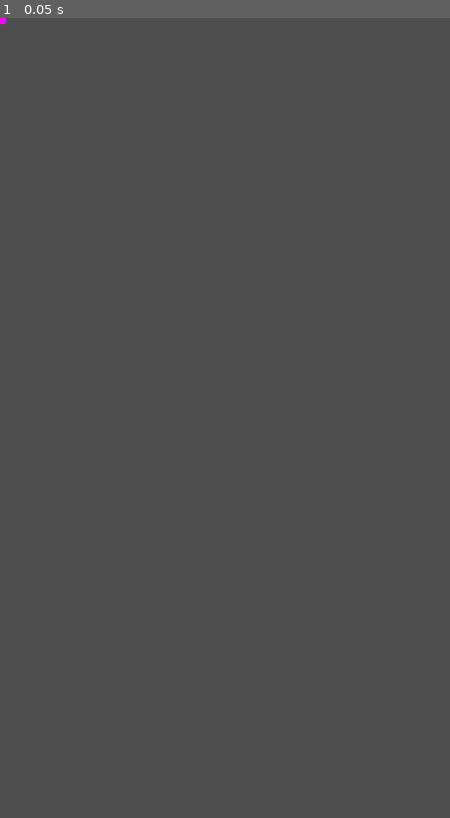
Above: before the commit, frame 1.
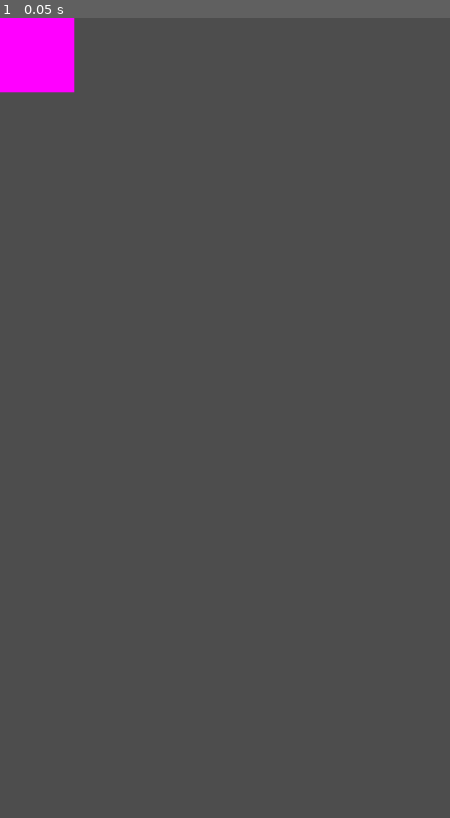
Above: after the commit, the same moment.

Repository: Undertovv/HS-GameJam_chicxulub
Game: Godot game, scene res://scenes/interactions/death.tscn
Same seed, same stepped clock (60 frames per second), same inputs: the game is played once before the commit and once after it. The project has no main scene, so this scene is started directly.
Inputs:
- Up to frame 1 (0.05 s): no input

The runs differ from the first frame. In frame 1, 1.6% of the frame differs, in the area x 0-17%, y 0-10%.

Commit message:
Add person_normal to interactions tilleset
Also fix issues

Diff:
--- a/interactions.tres
+++ b/interactions.tres
@@ -1,10 +1,12 @@
-[gd_resource type="TileSet" load_steps=3 format=3 uid="uid://cavy4rxmxpe06"]
+[gd_resource type="TileSet" load_steps=4 format=3 uid="uid://cavy4rxmxpe06"]
 
 [ext_resource type="PackedScene" uid="uid://4qdsng20oot0" path="res://scenes/interactions/death.tscn" id="1_lcg1g"]
+[ext_resource type="PackedScene" uid="uid://d3bie5x3tswlw" path="res://scenes/interactions/person_normal.tscn" id="2_0npb2"]
 
 [sub_resource type="TileSetScenesCollectionSource" id="TileSetScenesCollectionSource_m0wl1"]
 resource_name = "interactions"
 scenes/1/scene = ExtResource("1_lcg1g")
+scenes/2/scene = ExtResource("2_0npb2")
 
 [resource]
 sources/0 = SubResource("TileSetScenesCollectionSource_m0wl1")
--- a/scenes/interactions/death.tscn
+++ b/scenes/interactions/death.tscn
@@ -1,12 +1,19 @@
-[gd_scene load_steps=3 format=3 uid="uid://4qdsng20oot0"]
+[gd_scene load_steps=4 format=3 uid="uid://4qdsng20oot0"]
 
 [ext_resource type="Script" path="res://scripts/interactables/death_interactable.gd" id="1_j171x"]
 
 [sub_resource type="PlaceholderTexture2D" id="PlaceholderTexture2D_4dgmq"]
-size = Vector2(20, 20)
+size = Vector2(238, 238)
 
-[node name="Death" type="Node2D"]
+[sub_resource type="RectangleShape2D" id="RectangleShape2D_528oh"]
+size = Vector2(238, 238)
+
+[node name="Death" type="Area2D"]
+monitoring = false
 script = ExtResource("1_j171x")
 
 [node name="Sprite2D" type="Sprite2D" parent="."]
 texture = SubResource("PlaceholderTexture2D_4dgmq")
+
+[node name="CollisionShape2D" type="CollisionShape2D" parent="."]
+shape = SubResource("RectangleShape2D_528oh")
--- /dev/null
+++ b/scenes/interactions/person_normal.tscn
@@ -0,0 +1,17 @@
+[gd_scene load_steps=4 format=3 uid="uid://d3bie5x3tswlw"]
+
+[ext_resource type="Script" path="res://scripts/interactables/score_interactable.gd" id="1_kqqqw"]
+[ext_resource type="Texture2D" uid="uid://bb25d6qsnoqaa" path="res://sprites/blehCat.png" id="2_vc7ld"]
+
+[sub_resource type="RectangleShape2D" id="RectangleShape2D_r6li8"]
+size = Vector2(238, 238)
+
+[node name="PersonNormal" type="Area2D"]
+monitoring = false
+script = ExtResource("1_kqqqw")
+
+[node name="Sprite2D" type="Sprite2D" parent="."]
+texture = ExtResource("2_vc7ld")
+
+[node name="CollisionShape2D" type="CollisionShape2D" parent="."]
+shape = SubResource("RectangleShape2D_r6li8")
--- a/scripts/interactables/interactable.gd
+++ b/scripts/interactables/interactable.gd
@@ -1,8 +1,5 @@
 class_name Interactable
 extends Area2D
-
-func _ready() -> void:
-	monitoring = false
 
 ## Called by the player object when an interaction needs to be run
 func run_interaction() -> void:
